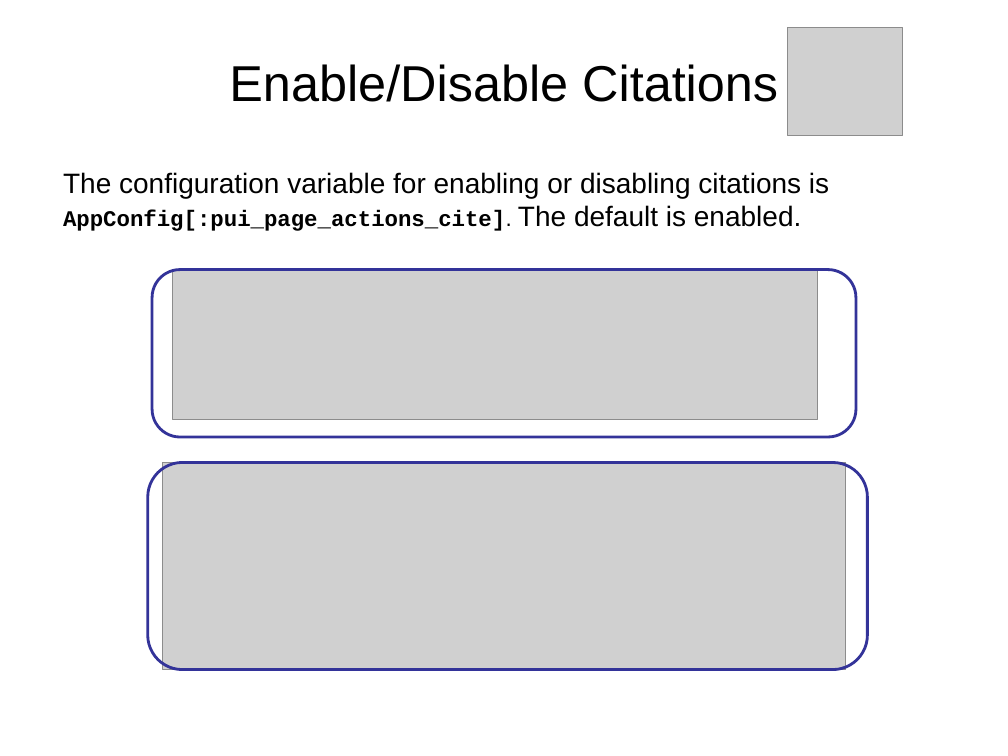
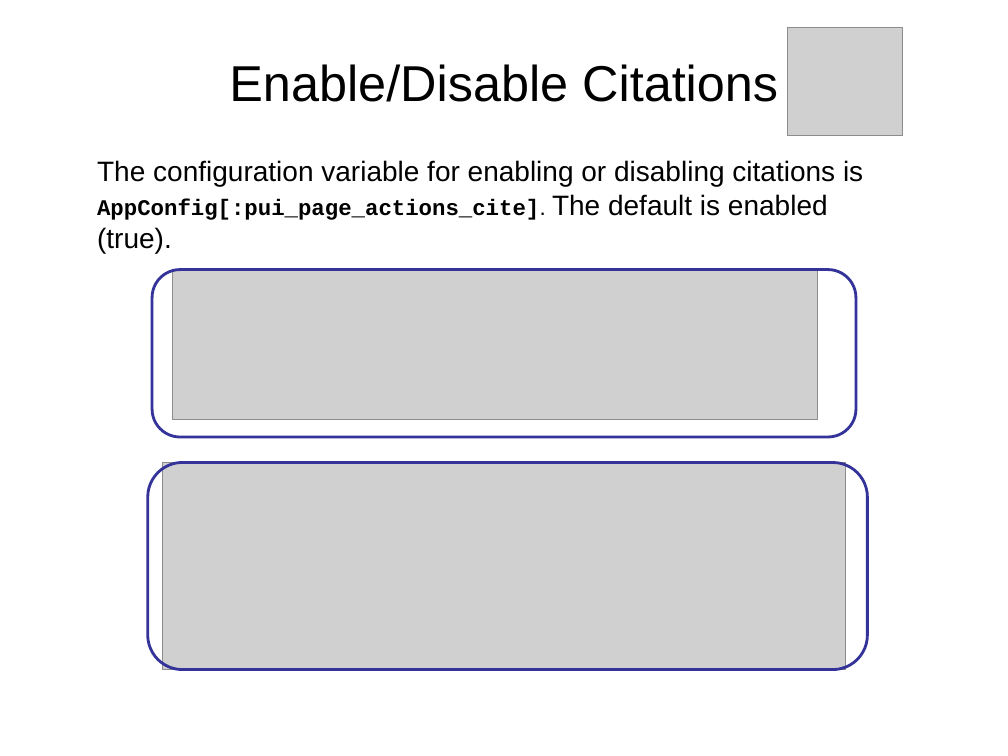
Before and after one commit to archivesspace/tech-docs, a slide deck: slide 13 of customization/customizing_PUI_examples/OnlineForumCustomizing.pptx. Drawn at 1008x756 pixels with LibreOffice and Linux fonts; fonts in the diff are those of the drawing; grey boxes stand for pictures; background and template pictures are left out. Boxes give left, top, right and bottom in pixels: in the first picture for what was removed or moved away, otherwise in the second. Text is boxed around its words. In the diff, an @@ line names an element or a change of style, - is before the commit and + after.

```diff
--- a/customization/customizing_PUI_examples/OnlineForumCustomizing.pptx
+++ b/customization/customizing_PUI_examples/OnlineForumCustomizing.pptx
@@ text at (97, 160, 863, 254): text changed @@
-The configuration variable for enabling or disabling citations is AppConfig[:pui_page_actions_cite]. The default is enabled.
+The configuration variable for enabling or disabling citations is AppConfig[:pui_page_actions_cite]. The default is enabled (true).
```
Also in this commit, not shown: 4 other slides changed.
